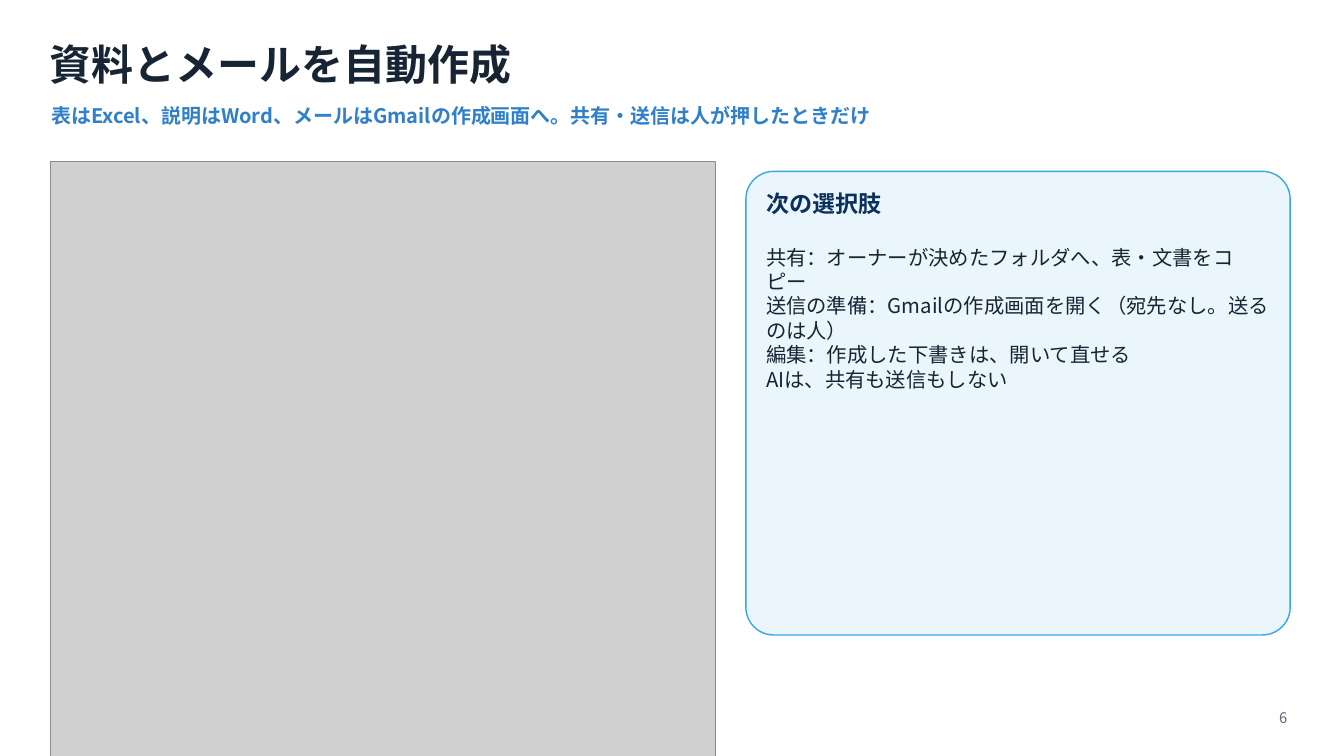
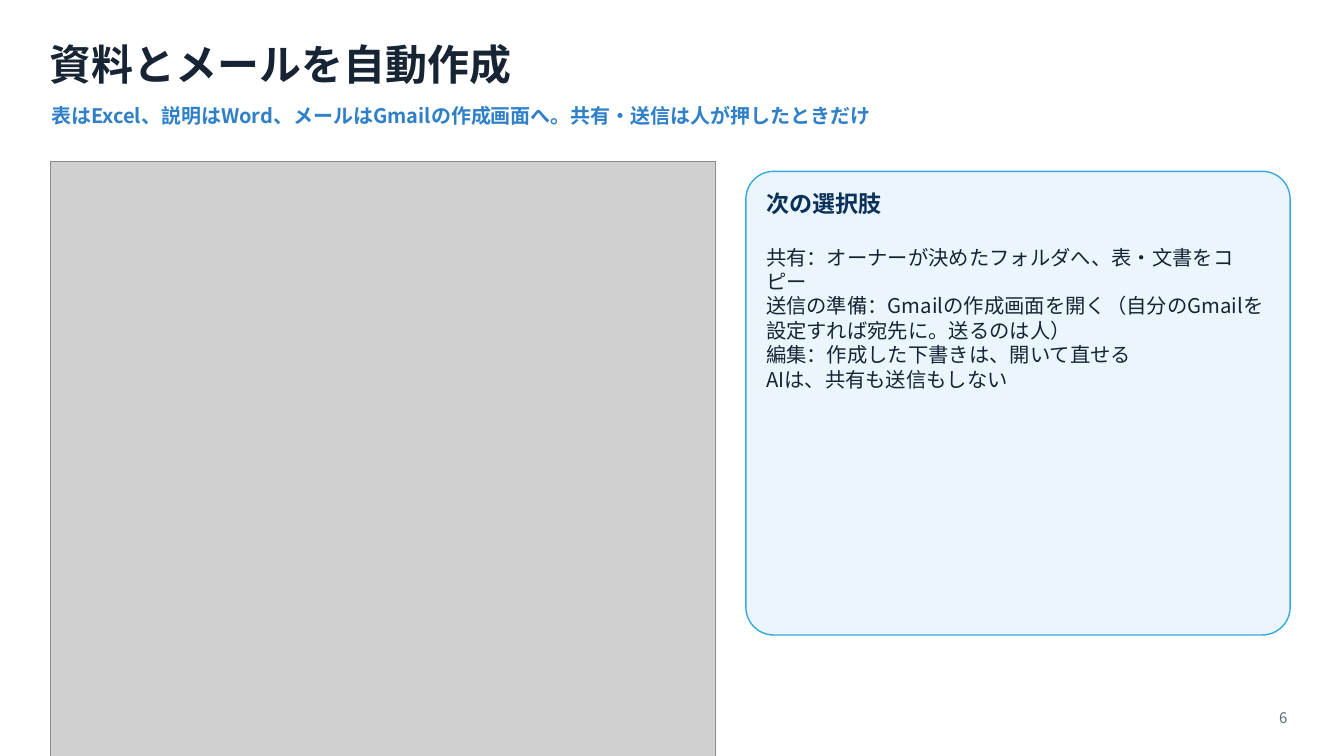
Before and after one commit to 009-next/app_dev, a slide deck: slide 6 of hackathon_materials/slides/Connect-Force_submission.pptx. Drawn at 1344x756 pixels with LibreOffice and Linux fonts; fonts in the diff are those of the drawing; grey boxes stand for pictures. Boxes give left, top, right and bottom in pixels: in the first picture for what was removed or moved away, otherwise in the second. Text is boxed around its words. In the diff, an @@ line names an element or a change of style, - is before the commit and + after.

```diff
--- a/hackathon_materials/slides/Connect-Force_submission.pptx
+++ b/hackathon_materials/slides/Connect-Force_submission.pptx
@@ text at bbox=[766, 295, 1263, 340]: text changed @@
-送信の準備：Gmailの作成画面を開く（宛先なし。送るのは人）
+送信の準備：Gmailの作成画面を開く（自分のGmailを設定すれば宛先に。送るのは人）
```
Also in this commit, not shown: 4 other slides changed, 13 other files.
